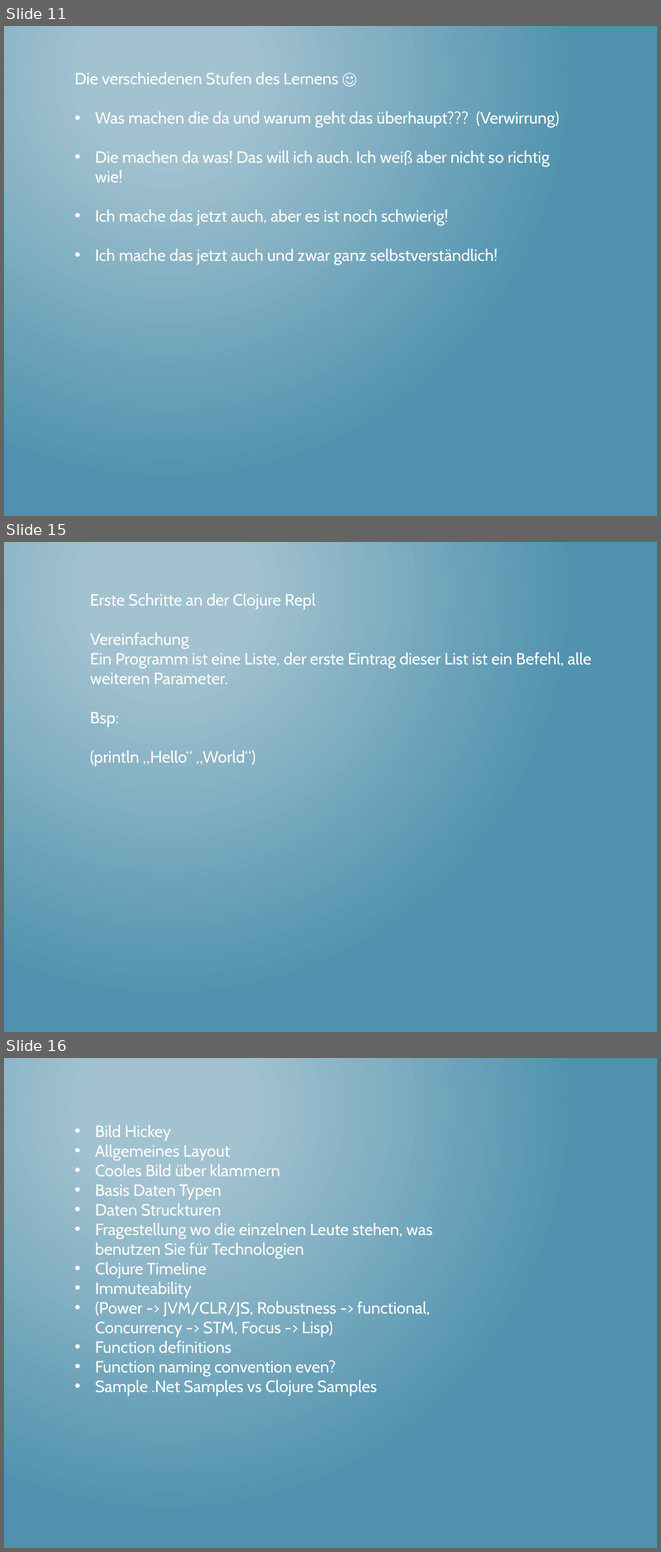
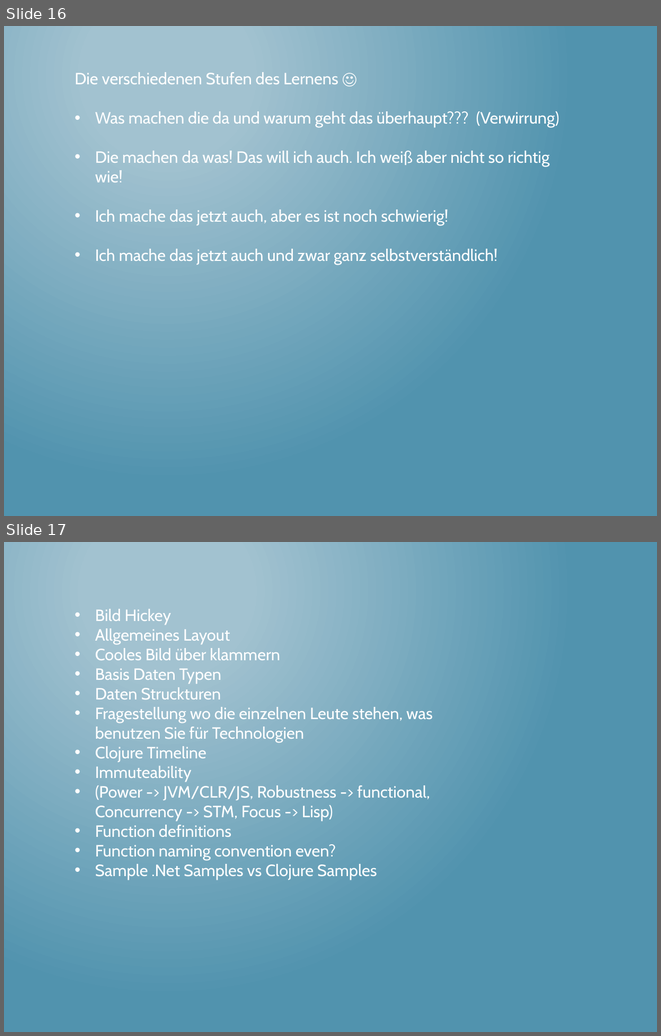
Before and after one commit to thomasschulte/ClojureUsergroupDemo, a slide deck: Clojure Vortrag .NET User Group.pptx. Shown one above the other, each under a label of ours: slides 11, 15 and 16 before the commit, slides 16 and 17 after it; the slides between them are not shown. The pictures are 661x1552 and 661x1036 pixels, drawn with LibreOffice and Linux fonts; fonts in the diff are those of the drawing. Boxes give left, top, right and bottom in pixels: in the first picture for what was removed or moved away, otherwise in the second. Text is boxed around its words. In the diff, an @@ line names an element or a change of style, - is before the commit and + after.

Commit message:
Clojure Source Files

```diff
--- a/Clojure Vortrag .NET User Group.pptx
+++ b/Clojure Vortrag .NET User Group.pptx
@@ slide 15 removed at <box>4,542,657,1032</box>, background gradient #A3C3D1 to #5194AF @@
@@ text removed at <box>90,593,591,766</box> @@
-Erste Schritte an der Clojure Repl
-Vereinfachung
-Ein Programm ist eine Liste, der erste Eintrag dieser List ist ein Befehl, alle weiteren Parameter.
-Bsp:
-(println „Hello“ „World“)
@@ what was slide 11 is now slide 16 @@
@@ what was slide 16 is now slide 17 @@
```
Also in this commit, not shown: 5 slides added, 4 other slides removed, 4 other files.
